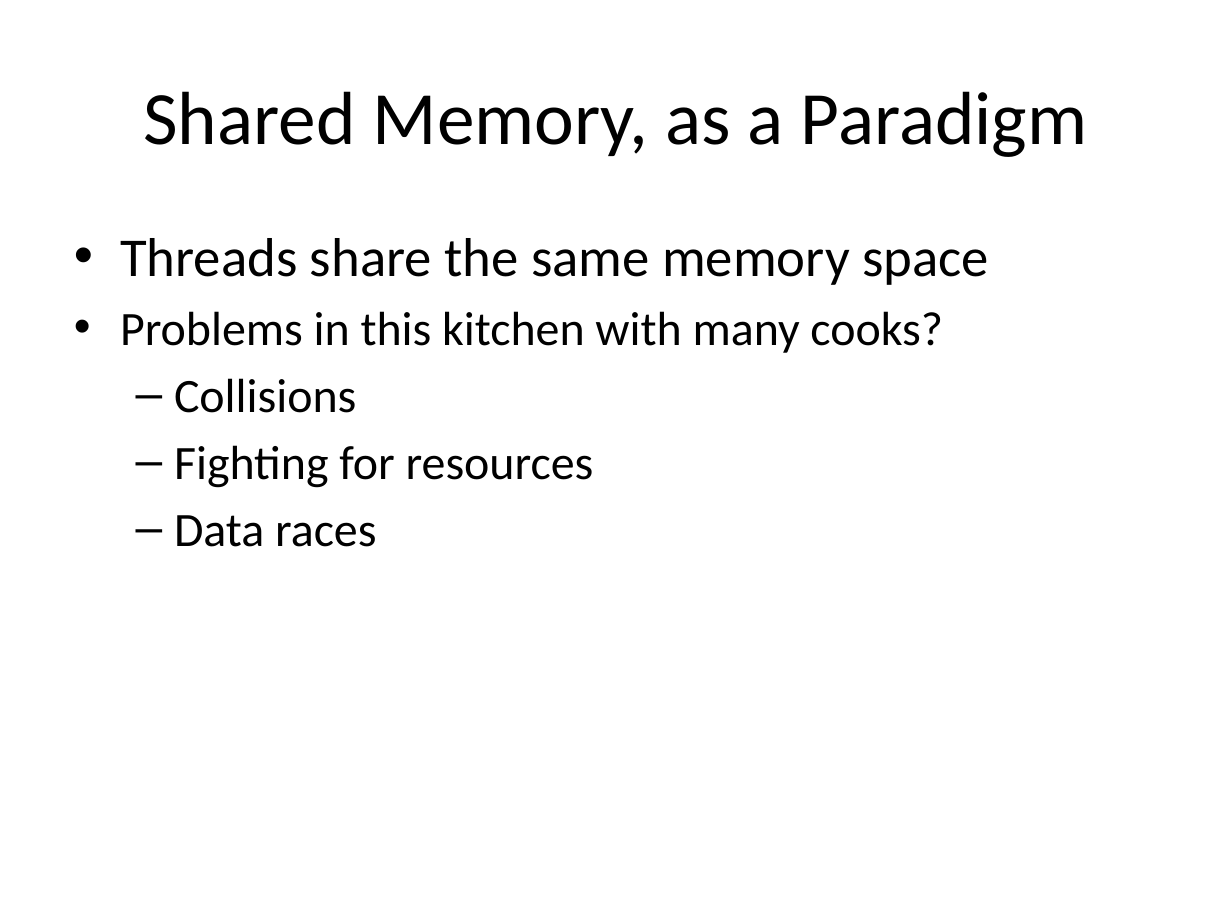
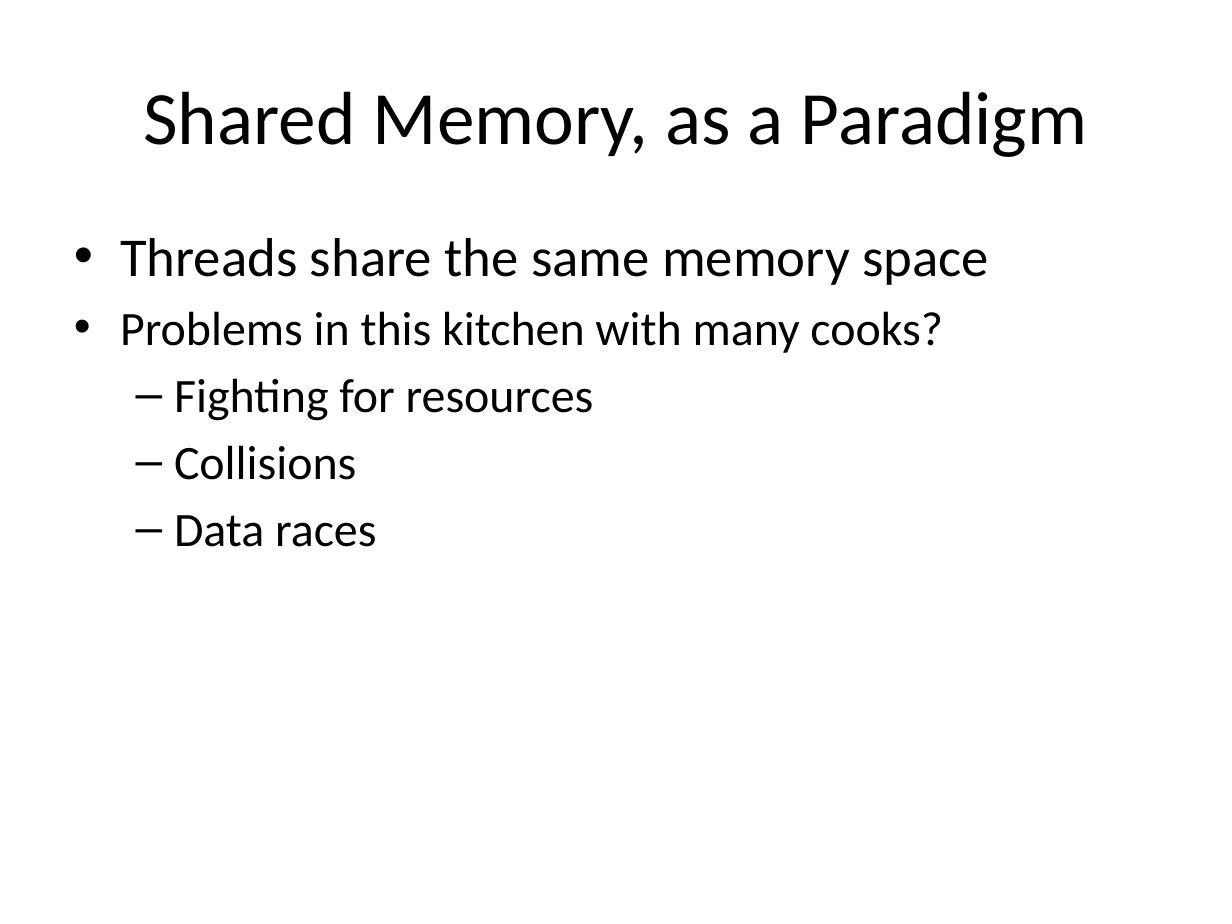
Before and after one commit to sellitforcache/cuda_tut, a slide deck: slide 3 of cuda_tut.pptx. Drawn at 1232x924 pixels with LibreOffice and Linux fonts; fonts in the diff are those of the drawing. Boxes give left, top, right and bottom in pixels: in the first picture for what was removed or moved away, otherwise in the second. Text is boxed around its words. In the diff, an @@ line names an element or a change of style, - is before the commit and + after.

Commit message:
finished slides

```diff
--- a/cuda_tut.pptx
+++ b/cuda_tut.pptx
@@ text at bbox=[174, 378, 594, 421]: paragraph added @@
+  – Fighting for resources
@@ text at bbox=[174, 445, 594, 488]: paragraph removed @@
-  – Fighting for resources
```
Also in this commit, not shown: 4 other slides changed, 1 slide added, 1 slide removed.
